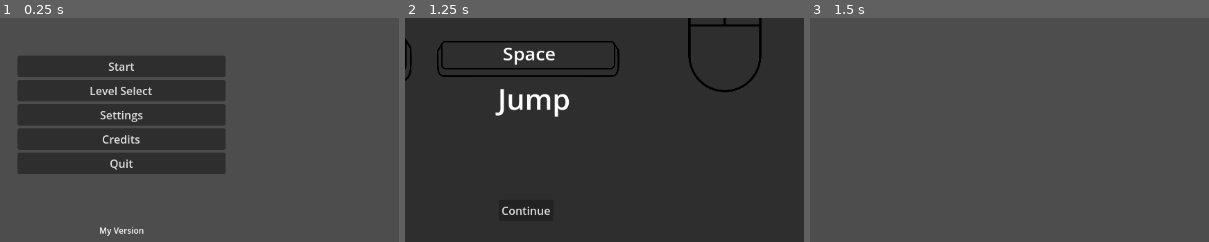
Above: before the commit, frames 1-3 (left to right).
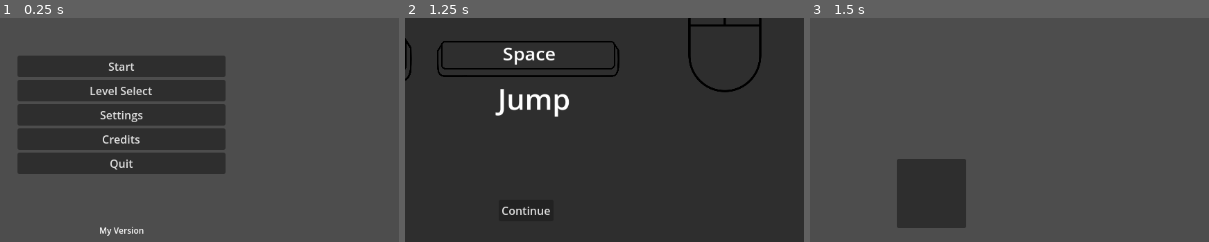
Above: after the commit, the same moments.

Repository: Lila-Kuhlt/timeflow
Game: Godot game, scene res://gamemanager/gamemanager.tscn
The game is run twice, just before and just after one commit, with the same random seed, the same clock (stepped at 60 frames per second) and the same inputs.
Inputs:
- Up to frame 1 (0.25 s): no input
- Up to frame 2 (1.25 s): click "Start" at 0.5 s
- Up to frame 3 (1.5 s): click "Continue" at 1.25 s
The pictures show only the part of the screen within x 35-85%, y 50-100%; the shares and areas given below are measured in that part.

Frames 1-2 are identical in both runs. In frame 3, 5.3% of the frame differs, in the area x 21-40%, y 62-94%.

Commit message:
Create tile selector menu

Diff:
--- a/gamemanager/gamemanager.gd
+++ b/gamemanager/gamemanager.gd
@@ -47,7 +47,7 @@
 
 func pause():
 	InputManager.set_is_paused(true)
-	menu_layer.move_to_front()
+	# menu_layer.move_to_front()
 	pause_menu.move_to_front()
 	pause_menu.show()
 	get_tree().paused = true
--- a/levels/abstract_level.tscn
+++ b/levels/abstract_level.tscn
@@ -1,6 +1,7 @@
-[gd_scene load_steps=2 format=3 uid="uid://cyfvcuxi210mg"]
+[gd_scene load_steps=3 format=3 uid="uid://cyfvcuxi210mg"]
 
-[ext_resource type="TileSet" uid="uid://dj5auvsbjxvwu" path="res://textures/tile_set.tres" id="1_nghai"]
+[ext_resource type="TileSet" uid="uid://h77pvi83wujl" path="res://textures/tile_set.tres" id="1_nghai"]
+[ext_resource type="PackedScene" uid="uid://bnerb5wu8ihny" path="res://ui/screens/tile-selector/tile_selector_menu.tscn" id="2_8tasw"]
 
 [node name="Level1" type="Node2D"]
 
@@ -9,3 +10,5 @@
 
 [node name="PlaceableTileMap" type="TileMapLayer" parent="."]
 tile_set = ExtResource("1_nghai")
+
+[node name="TileSelectorMenu" parent="." instance=ExtResource("2_8tasw")]
--- /dev/null
+++ b/ui/screens/tile-selector/tile_selector_menu.tscn
@@ -0,0 +1,17 @@
+[gd_scene format=3 uid="uid://bnerb5wu8ihny"]
+
+[node name="TileSelectorMenu" type="CanvasLayer"]
+
+[node name="MarginContainer" type="MarginContainer" parent="."]
+anchors_preset = 15
+anchor_right = 1.0
+anchor_bottom = 1.0
+grow_horizontal = 2
+grow_vertical = 2
+theme_override_constants/margin_bottom = 20
+
+[node name="Panel" type="Panel" parent="MarginContainer"]
+custom_minimum_size = Vector2(100, 100)
+layout_mode = 2
+size_flags_horizontal = 4
+size_flags_vertical = 8
